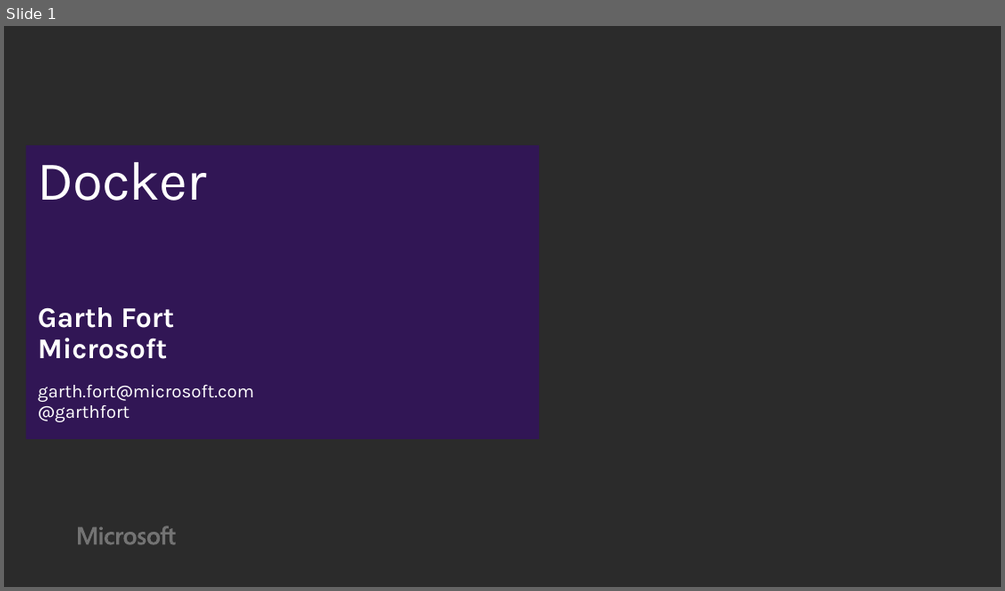
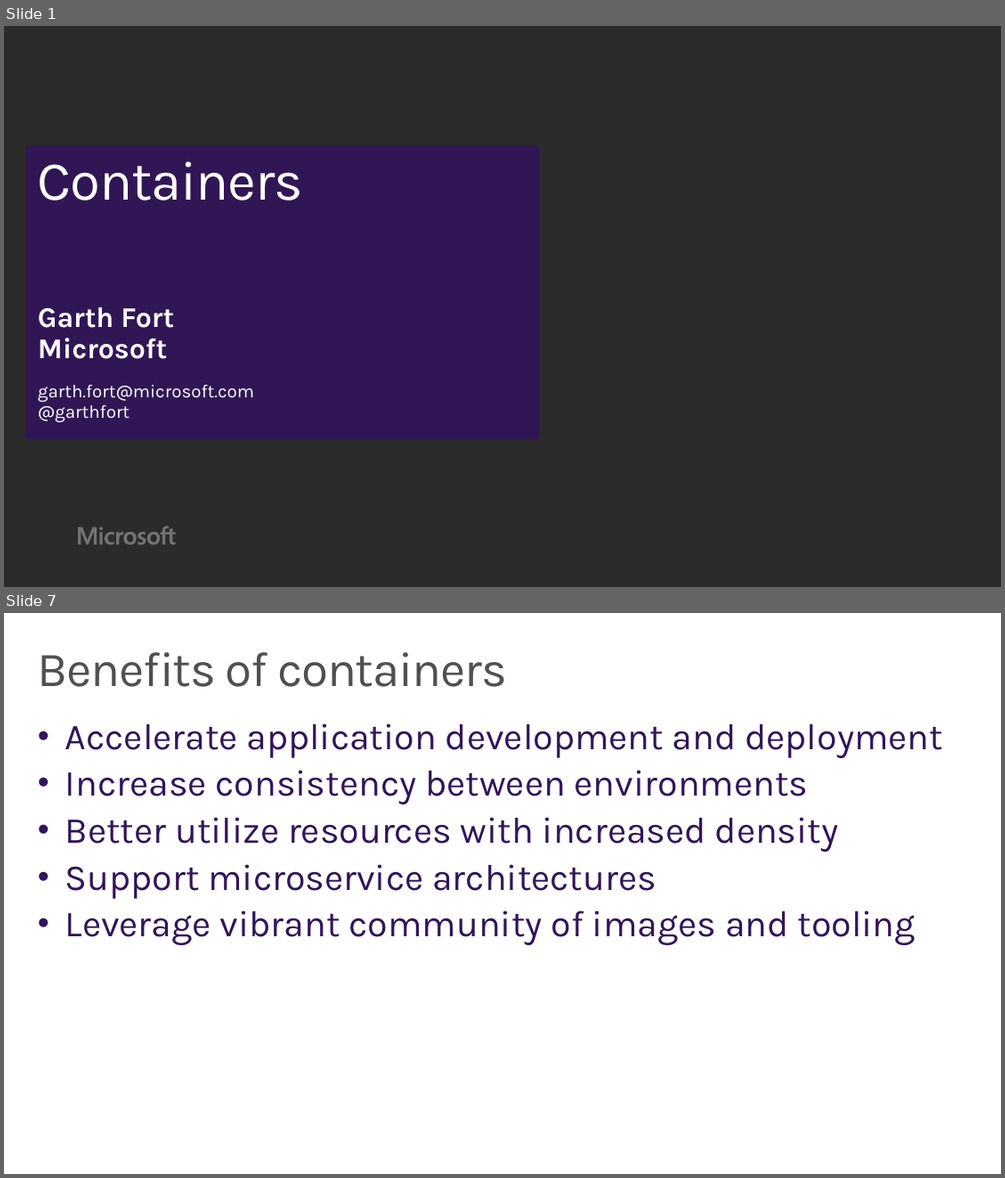
Before and after one commit to wely/DevCamp, a slide deck: Presentation/Module07-Docker.pptx. Shown one above the other, each under a label of ours: slide 1 before the commit, slides 1 and 7 after it; the slides between them are not shown. The pictures are 1005x591 and 1005x1178 pixels, drawn with LibreOffice and Linux fonts; fonts in the diff are those of the drawing; background and template pictures are left out; a plain dark background stands for a picture behind light text. Boxes give left, top, right and bottom in pixels: in the first picture for what was removed or moved away, otherwise in the second. Text is boxed around its words. In the diff, an @@ line names an element or a change of style, - is before the commit and + after.

```diff
--- a/Presentation/Module07-Docker.pptx
+++ b/Presentation/Module07-Docker.pptx
@@ slide 7 added at [4, 613, 1001, 1174], background #FFFFFF @@
@@ title added at [38, 652, 507, 687], 48 pt, text #505050 @@
+Benefits of containers
@@ text added at [65, 723, 943, 945], 36 pt, text #32145A @@
+• Accelerate application development and deployment
+• Increase consistency between environments
+• Better utilize resources with increased density
+• Support microservice architectures
+• Leverage vibrant community of images and tooling
@@ slide 1 changed as well @@
@@ title at [38, 161, 303, 200]: text changed @@
-Docker
+Containers
```
Also in this commit, not shown: 27 other slides added, 1 slide removed.
